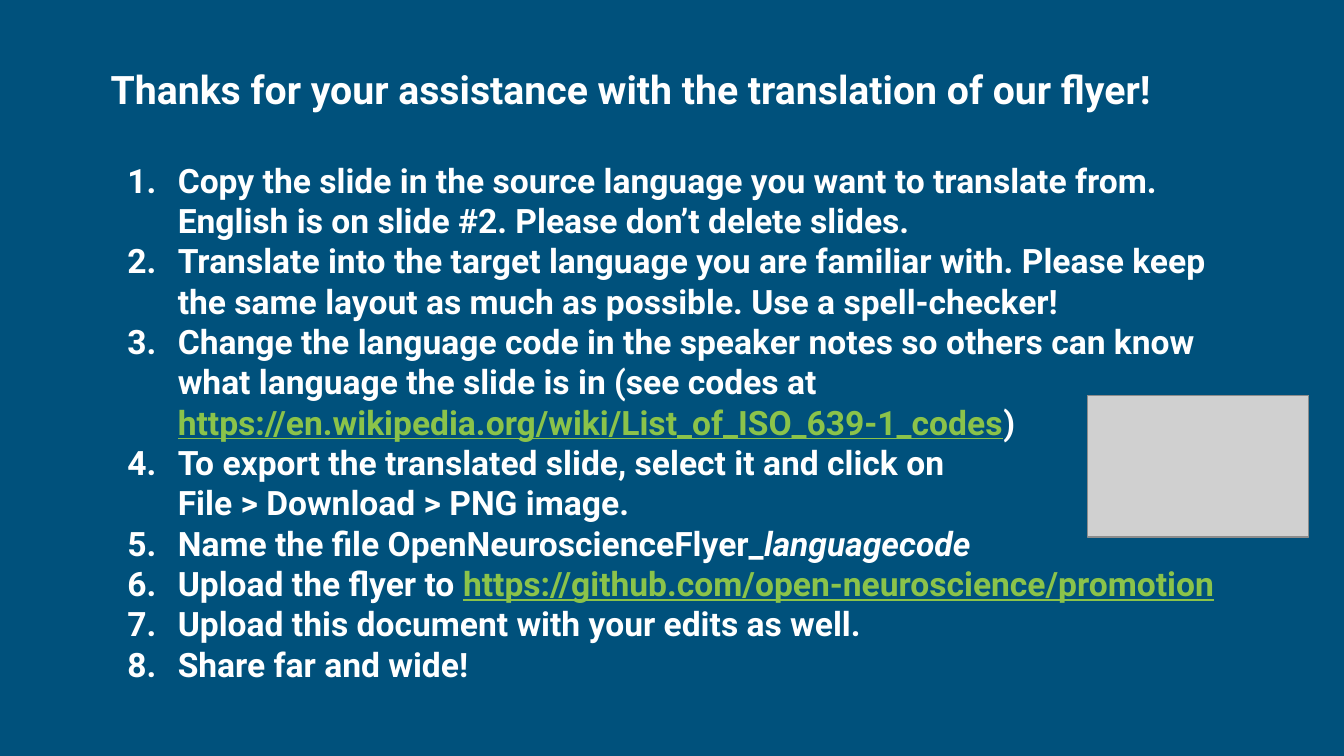
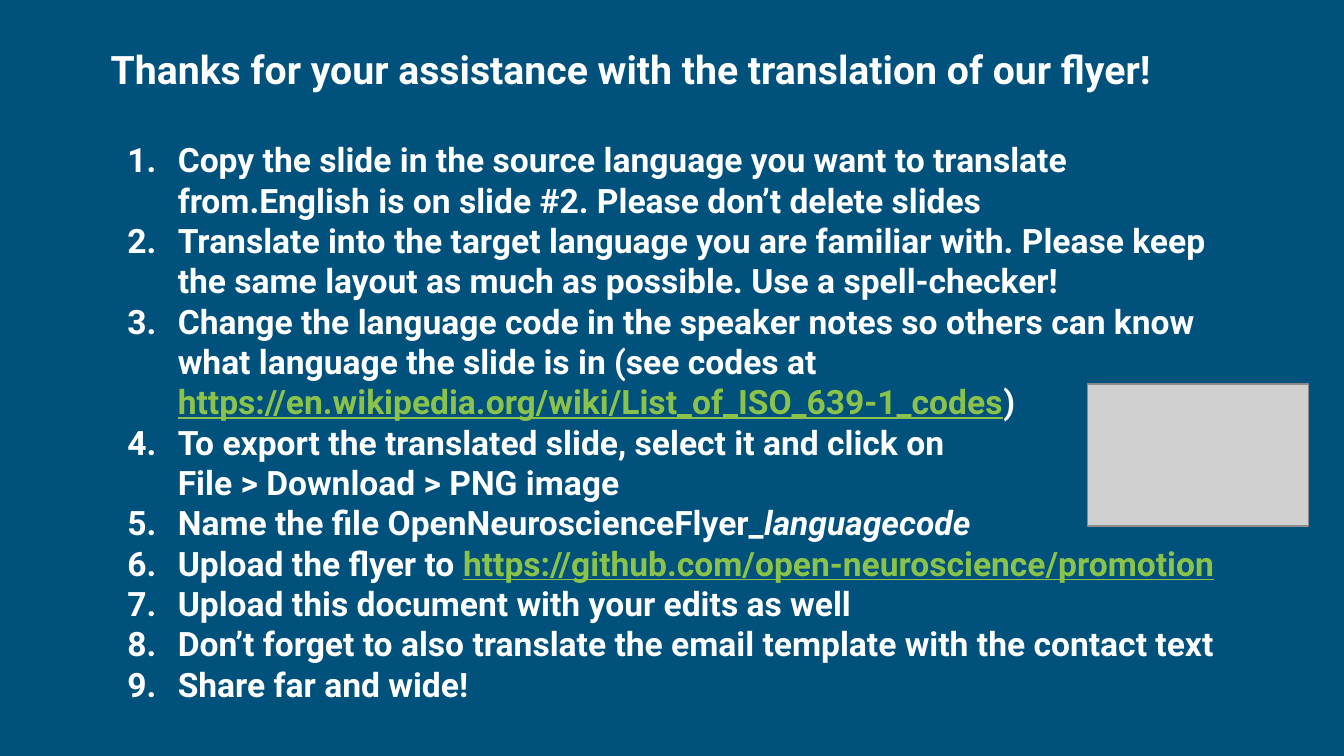
Before and after one commit to open-neuroscience/resources, a slide deck: slide 1 of promotion/OpenNeuroscienceFlyer.pptx. Drawn at 1344x756 pixels with LibreOffice and Linux fonts; fonts in the diff are those of the drawing; grey boxes stand for pictures. Boxes give left, top, right and bottom in pixels: in the first picture for what was removed or moved away, otherwise in the second. Text is boxed around its words. In the diff, an @@ line names an element or a change of style, - is before the commit and + after.

```diff
--- a/promotion/OpenNeuroscienceFlyer.pptx
+++ b/promotion/OpenNeuroscienceFlyer.pptx
@@ text "Thanks for your assistance with ...": place and size @@
-text "Thanks for your assistance with ..." at box(111, 74, 1214, 678)
+text "Thanks for your assistance with ..." at box(111, 54, 1214, 698)
@@ text at box(178, 146, 1067, 220): text changed @@
-1. Copy the slide in the source language you want to translate from. English is on slide #2. Please don’t delete slides.
+1. Copy the slide in the source language you want to translate from.English is on slide #2. Please don’t delete slides
@@ picture: place and size @@
-picture at box(1087, 395, 1309, 538)
+picture at box(1087, 384, 1309, 527)
@@ text at box(178, 469, 619, 502): text changed @@
-File > Download > PNG image.
+File > Download > PNG image
@@ text at box(178, 590, 1213, 663): text changed @@
-3. Upload this document with your edits as well.
+3. Upload this document with your edits as well
+4. Don’t forget to also translate the email template with the contact text
```
